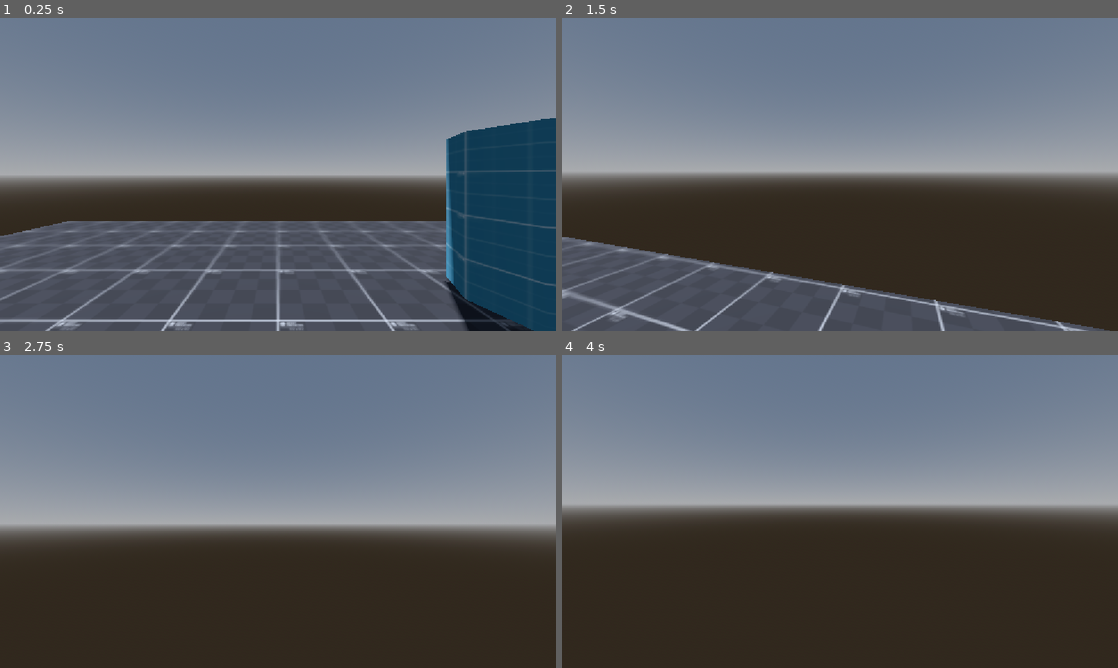
Above: before the commit, frames 1-4 (two rows, left to right).
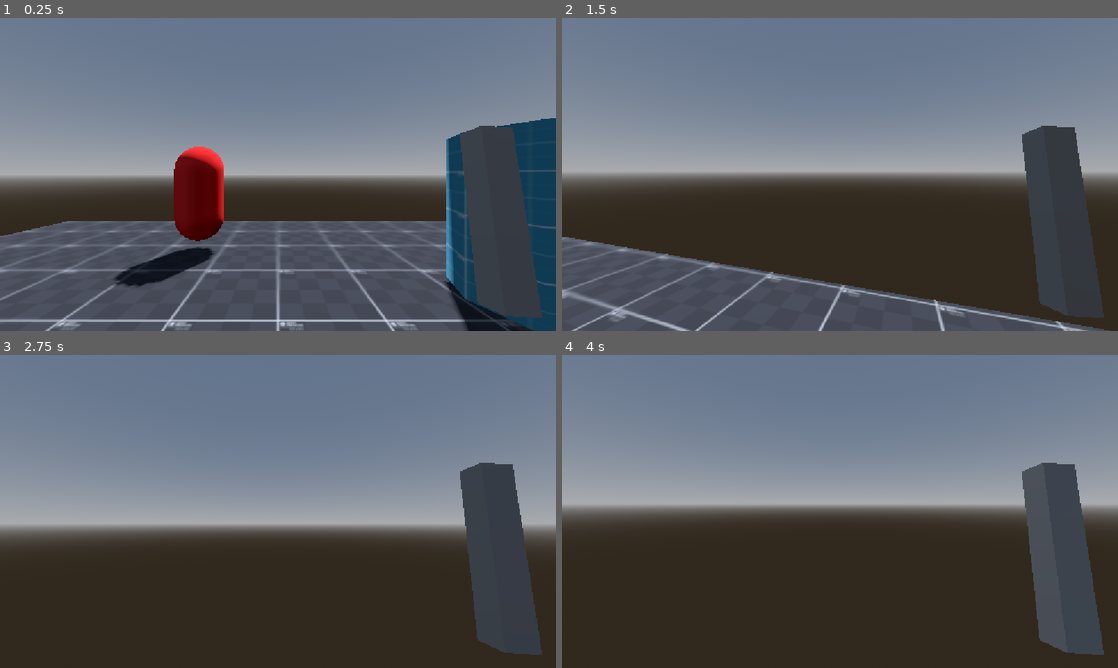
Above: after the commit, the same moments.

Repository: JniZiousZ/ShiftGame2026
Game: Godot game, scene res://prototype.tscn
Same seed, same stepped clock (60 frames per second), same inputs: the game is played once before the commit and once after it.
Inputs (mouse positions are in pixels of both pictures, inside the frame that each line leads up to):
- Up to frame 1 (0.25 s): no input
- Up to frame 2 (1.5 s): tap Enter (ui_accept) at 0.5, 0.77 s; move the mouse to (867, 174) at 0.52 s; hold W (forward) from 0.53 s (still down); tap Shift (shift) at 0.6, 1.35 s; move the mouse to (812, 174) at 1.27 s
- Up to frame 3 (2.75 s): keep holding W (forward); tap Enter (ui_accept) at 1.52 s; move the mouse to (289, 505) at 2.02 s; tap Shift (shift) at 2.1 s
- Up to frame 4 (4 s): keep holding W (forward); tap Enter (ui_accept) at 2.75, 3.02, 3.5, 3.77 s; move the mouse to (834, 517) at 2.77 s; tap Shift (shift) at 2.85, 3.6 s; move the mouse to (878, 514) at 3.52 s

The runs differ from the first frame. In frame 1, 9.6% of the frame differs, in the area x 20-98%, y 34-96%; in frame 2, 5.9%; in frame 3, 5.9%; in frame 4, 6.0%.

Commit message:
Added test weapon and rough animation

Diff:
--- a/player.gd
+++ b/player.gd
@@ -8,6 +8,7 @@
 @onready var position1: Node3D = $"../position1"
 @onready var position2: Node3D = $"../Reality2/position2"
 @onready var shiftcooldown: Timer = $shiftcooldown
+@onready var anim: AnimationPlayer = $AnimationPlayer
 
 var oncooldown = false
 var hasShifted = false
--- a/player.tscn
+++ b/player.tscn
@@ -5,6 +5,226 @@
 [sub_resource type="CapsuleShape3D" id="CapsuleShape3D_k5a27"]
 
 [sub_resource type="CapsuleMesh" id="CapsuleMesh_a1ijd"]
+
+[sub_resource type="BoxMesh" id="BoxMesh_7o0as"]
+size = Vector3(0.26367188, 1.4584961, 0.20703125)
+
+[sub_resource type="BoxShape3D" id="BoxShape3D_7o0as"]
+size = Vector3(0.32421875, 1.5073242, 0.15808105)
+
+[sub_resource type="Animation" id="Animation_4flbx"]
+length = 0.001
+tracks/0/type = "bezier"
+tracks/0/imported = false
+tracks/0/enabled = true
+tracks/0/path = NodePath("Weapon:position:x")
+tracks/0/interp = 1
+tracks/0/loop_wrap = true
+tracks/0/keys = {
+"handle_modes": PackedInt32Array(0),
+"points": PackedFloat32Array(1.812, -0.25, 0, 0.25, 0),
+"times": PackedFloat32Array(0)
+}
+tracks/1/type = "bezier"
+tracks/1/imported = false
+tracks/1/enabled = true
+tracks/1/path = NodePath("Weapon:position:y")
+tracks/1/interp = 1
+tracks/1/loop_wrap = true
+tracks/1/keys = {
+"handle_modes": PackedInt32Array(0),
+"points": PackedFloat32Array(-0.33, -0.25, 0, 0.25, 0),
+"times": PackedFloat32Array(0)
+}
+tracks/2/type = "bezier"
+tracks/2/imported = false
+tracks/2/enabled = true
+tracks/2/path = NodePath("Weapon:position:z")
+tracks/2/interp = 1
+tracks/2/loop_wrap = true
+tracks/2/keys = {
+"handle_modes": PackedInt32Array(0),
+"points": PackedFloat32Array(-1.7, -0.25, 0, 0.25, 0),
+"times": PackedFloat32Array(0)
+}
+tracks/3/type = "bezier"
+tracks/3/imported = false
+tracks/3/enabled = true
+tracks/3/path = NodePath("Weapon:rotation:x")
+tracks/3/interp = 1
+tracks/3/loop_wrap = true
+tracks/3/keys = {
+"handle_modes": PackedInt32Array(0),
+"points": PackedFloat32Array(-0.17453292, -0.25, 0, 0.25, 0),
+"times": PackedFloat32Array(0)
+}
+tracks/4/type = "bezier"
+tracks/4/imported = false
+tracks/4/enabled = true
+tracks/4/path = NodePath("Weapon:rotation:y")
+tracks/4/interp = 1
+tracks/4/loop_wrap = true
+tracks/4/keys = {
+"handle_modes": PackedInt32Array(0),
+"points": PackedFloat32Array(0, -0.25, 0, 0.25, 0),
+"times": PackedFloat32Array(0)
+}
+tracks/5/type = "bezier"
+tracks/5/imported = false
+tracks/5/enabled = true
+tracks/5/path = NodePath("Weapon:rotation:z")
+tracks/5/interp = 1
+tracks/5/loop_wrap = true
+tracks/5/keys = {
+"handle_modes": PackedInt32Array(0),
+"points": PackedFloat32Array(-0.05235988, -0.25, 0, 0.25, 0),
+"times": PackedFloat32Array(0)
+}
+
+[sub_resource type="Animation" id="Animation_i3pqv"]
+resource_name = "attack"
+tracks/0/type = "bezier"
+tracks/0/imported = false
+tracks/0/enabled = true
+tracks/0/path = NodePath("Weapon:position:x")
+tracks/0/interp = 1
+tracks/0/loop_wrap = true
+tracks/0/keys = {
+"handle_modes": PackedInt32Array(0, 0, 2, 0),
+"points": PackedFloat32Array(1.812, -0.25, 0, 0.25, 0, 1.812, -0.050000004, 0, 0.0033333302, 0, 0.497, -0.083333336, 0.21916668, 0, 0, 1.812, -0.25, 0, 0.25, 0),
+"times": PackedFloat32Array(0, 0.3, 0.5, 1)
+}
+tracks/1/type = "bezier"
+tracks/1/imported = false
+tracks/1/enabled = true
+tracks/1/path = NodePath("Weapon:position:y")
+tracks/1/interp = 1
+tracks/1/loop_wrap = true
+tracks/1/keys = {
+"handle_modes": PackedInt32Array(0, 0, 2, 0),
+"points": PackedFloat32Array(-0.33, -0.25, 0, 0.25, 0, 0.045, -0.050000004, 0, 0.0033333302, 0, -1.33, -0.083333336, 0.16666667, 0, 0, -0.33, -0.25, 0, 0.25, 0),
+"times": PackedFloat32Array(0, 0.3, 0.5, 1)
+}
+tracks/2/type = "bezier"
+tracks/2/imported = false
+tracks/2/enabled = true
+tracks/2/path = NodePath("Weapon:position:z")
+tracks/2/interp = 1
+tracks/2/loop_wrap = true
+tracks/2/keys = {
+"handle_modes": PackedInt32Array(0, 0, 2, 0),
+"points": PackedFloat32Array(-1.7, -0.25, 0, 0.25, 0, -1.7, -0.050000004, 0, 0.0033333302, 0, -1.805, -0.083333336, 0.017499983, 0, 0, -1.7, -0.25, 0, 0.25, 0),
+"times": PackedFloat32Array(0, 0.3, 0.5, 1)
+}
+tracks/3/type = "bezier"
+tracks/3/imported = false
+tracks/3/enabled = true
+tracks/3/path = NodePath("Weapon:rotation:x")
+tracks/3/interp = 1
+tracks/3/loop_wrap = true
+tracks/3/keys = {
+"handle_modes": PackedInt32Array(0, 2, 2, 0),
+"points": PackedFloat32Array(-0.2617994, -0.25, 0, 0.25, 0, -0.06981317, -0.050000004, -0.031997707, 0, 0, -1.2915436, -0.03333333, 0.20362175, 0, 0, -0.2617994, -0.25, 0, 0.25, 0),
+"times": PackedFloat32Array(0, 0.3, 0.5, 1)
+}
+tracks/4/type = "bezier"
+tracks/4/imported = false
+tracks/4/enabled = true
+tracks/4/path = NodePath("Weapon:rotation:y")
+tracks/4/interp = 1
+tracks/4/loop_wrap = true
+tracks/4/keys = {
+"handle_modes": PackedInt32Array(0, 2, 2, 0),
+"points": PackedFloat32Array(0, -0.25, 0, 0.25, 0, -0.6806784, -0.050000004, 0.113446414, 0, 0, 0.6963864, -0.03333333, -0.2295108, 0, 0, 0, -0.25, 0, 0.25, 0),
+"times": PackedFloat32Array(0, 0.3, 0.5, 1)
+}
+tracks/5/type = "bezier"
+tracks/5/imported = false
+tracks/5/enabled = true
+tracks/5/path = NodePath("Weapon:rotation:z")
+tracks/5/interp = 1
+tracks/5/loop_wrap = true
+tracks/5/keys = {
+"handle_modes": PackedInt32Array(0, 2, 2, 0),
+"points": PackedFloat32Array(-0.05235988, -0.25, 0, 0.25, 0, -0.13788101, -0.050000004, 0.014253522, 0, 0, -0.3822271, -0.03333333, 0.04072435, 0, 0, -0.05235988, -0.25, 0, 0.25, 0),
+"times": PackedFloat32Array(0, 0.3, 0.5, 1)
+}
+
+[sub_resource type="Animation" id="Animation_onrkg"]
+resource_name = "idle"
+tracks/0/type = "bezier"
+tracks/0/imported = false
+tracks/0/enabled = true
+tracks/0/path = NodePath("Weapon:position:x")
+tracks/0/interp = 1
+tracks/0/loop_wrap = true
+tracks/0/keys = {
+"handle_modes": PackedInt32Array(0, 2),
+"points": PackedFloat32Array(1.812, -0.25, 0, 0.25, 0, 1.812, -0.083333336, 0, 0, 0),
+"times": PackedFloat32Array(0, 0.5)
+}
+tracks/1/type = "bezier"
+tracks/1/imported = false
+tracks/1/enabled = true
+tracks/1/path = NodePath("Weapon:position:y")
+tracks/1/interp = 1
+tracks/1/loop_wrap = true
+tracks/1/keys = {
+"handle_modes": PackedInt32Array(0, 2, 0),
+"points": PackedFloat32Array(-0.33, -0.25, 0, 0.25, 0, -0.17, -0.083333336, -0.02416667, 0, 0, -0.33, -0.25, 0, 0.25, 0),
+"times": PackedFloat32Array(0, 0.5, 1)
+}
+tracks/2/type = "bezier"
+tracks/2/imported = false
+tracks/2/enabled = true
+tracks/2/path = NodePath("Weapon:position:z")
+tracks/2/interp = 1
+tracks/2/loop_wrap = true
+tracks/2/keys = {
+"handle_modes": PackedInt32Array(0, 2),
+"points": PackedFloat32Array(-1.7, -0.25, 0, 0.25, 0, -1.7, -0.083333336, 0, 0, 0),
+"times": PackedFloat32Array(0, 0.5)
+}
+tracks/3/type = "bezier"
+tracks/3/imported = false
+tracks/3/enabled = true
+tracks/3/path = NodePath("Weapon:rotation:x")
+tracks/3/interp = 1
+tracks/3/loop_wrap = true
+tracks/3/keys = {
+"handle_modes": PackedInt32Array(2, 0, 0),
+"points": PackedFloat32Array(-0.2617994, 0, 0, 0.083333336, 0.0145444125, -0.17453292, -0.25, 0, 0.25, 0, -0.2617994, 0, 0, 0.083333336, 0.0145444125),
+"times": PackedFloat32Array(0, 0.5, 1)
+}
+tracks/4/type = "bezier"
+tracks/4/imported = false
+tracks/4/enabled = true
+tracks/4/path = NodePath("Weapon:rotation:y")
+tracks/4/interp = 1
+tracks/4/loop_wrap = true
+tracks/4/keys = {
+"handle_modes": PackedInt32Array(2, 0),
+"points": PackedFloat32Array(0, 0, 0, 0.083333336, 0, 0, -0.25, 0, 0.25, 0),
+"times": PackedFloat32Array(0, 0.5)
+}
+tracks/5/type = "bezier"
+tracks/5/imported = false
+tracks/5/enabled = true
+tracks/5/path = NodePath("Weapon:rotation:z")
+tracks/5/interp = 1
+tracks/5/loop_wrap = true
+tracks/5/keys = {
+"handle_modes": PackedInt32Array(2, 0),
+"points": PackedFloat32Array(-0.05235988, 0, 0, 0.083333336, 0, -0.05235988, -0.25, 0, 0.25, 0),
+"times": PackedFloat32Array(0, 0.5)
+}
+
+[sub_resource type="AnimationLibrary" id="AnimationLibrary_i3pqv"]
+_data = {
+&"RESET": SubResource("Animation_4flbx"),
+&"attack": SubResource("Animation_i3pqv"),
+&"idle": SubResource("Animation_onrkg")
+}
 
 [node name="Player" type="CharacterBody3D" unique_id=760923418]
 script = ExtResource("1_4flbx")
@@ -21,6 +241,20 @@
 [node name="Camera3D" type="Camera3D" parent="Head" unique_id=685899465]
 transform = Transform3D(1, 0, 0, 0, 1, 0, 0, 0, 1, 0, 0, 2.3841858e-07)
 
+[node name="Weapon" type="MeshInstance3D" parent="Head/Camera3D" unique_id=371820987]
+transform = Transform3D(0.99862945, 0.052335955, 0, -0.05154085, 0.983458, 0.17364816, 0.009088043, -0.17341018, 0.98480767, 1.812, -0.33, -1.7)
+mesh = SubResource("BoxMesh_7o0as")
+
+[node name="Area3D" type="Area3D" parent="Head/Camera3D/Weapon" unique_id=146371257]
+
+[node name="CollisionShape3D" type="CollisionShape3D" parent="Head/Camera3D/Weapon/Area3D" unique_id=346297194]
+transform = Transform3D(1, -1.1767261e-06, -1.1455268e-07, 2.1187589e-08, 0.9999991, -1.4901161e-08, 5.5879354e-09, -4.0978193e-06, 1, -0.0048826933, 0.0012208223, 0.016174197)
+shape = SubResource("BoxShape3D_7o0as")
+
 [node name="shiftcooldown" type="Timer" parent="." unique_id=1274033741]
 
+[node name="AnimationPlayer" type="AnimationPlayer" parent="." unique_id=1063046536]
+root_node = NodePath("../Head/Camera3D")
+libraries/ = SubResource("AnimationLibrary_i3pqv")
+
 [connection signal="timeout" from="shiftcooldown" to="." method="_on_shiftcooldown_timeout"]
--- a/project.godot
+++ b/project.godot
@@ -19,6 +19,10 @@
 
 window/stretch/mode="canvas_items"
 window/stretch/aspect="expand"
+
+[global_group]
+
+Enemy=""
 
 [input]
 
--- a/prototype.tscn
+++ b/prototype.tscn
@@ -28,6 +28,11 @@
 
 [sub_resource type="StandardMaterial3D" id="StandardMaterial3D_mbk3n"]
 albedo_texture = ExtResource("3_7fmhn")
+
+[sub_resource type="CapsuleMesh" id="CapsuleMesh_7o0as"]
+
+[sub_resource type="StandardMaterial3D" id="StandardMaterial3D_1ka5s"]
+albedo_color = Color(0.9261841, 0.13470027, 0.12748122, 1)
 
 [node name="prototype" type="Node3D" unique_id=1066253740]
 
@@ -67,3 +72,9 @@
 material_override = SubResource("StandardMaterial3D_vo8sw")
 use_collision = true
 size = Vector3(15, 0.2, 15)
+
+[node name="Dummy" type="CSGMesh3D" parent="." unique_id=2117095693 groups=["Enemy"]]
+transform = Transform3D(1, 0, 0, 0, 1, 0, 0, 0, 1, -1.6788144, 1.3629742, -4.551093)
+use_collision = true
+mesh = SubResource("CapsuleMesh_7o0as")
+material = SubResource("StandardMaterial3D_1ka5s")
